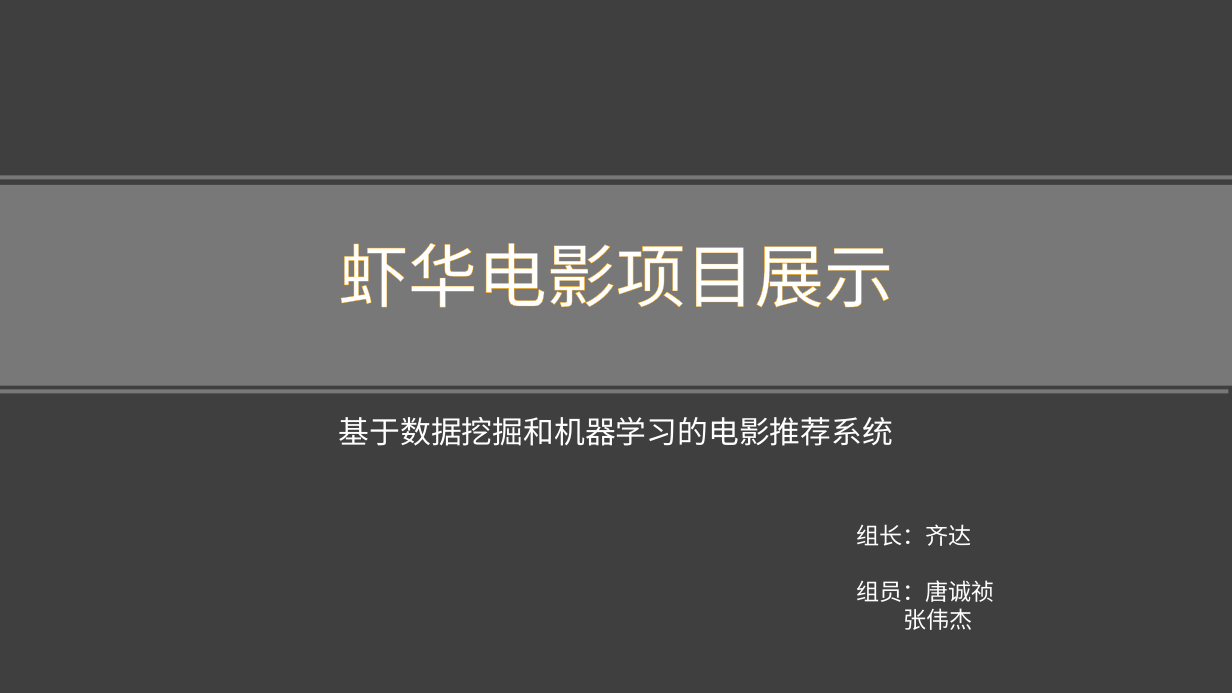
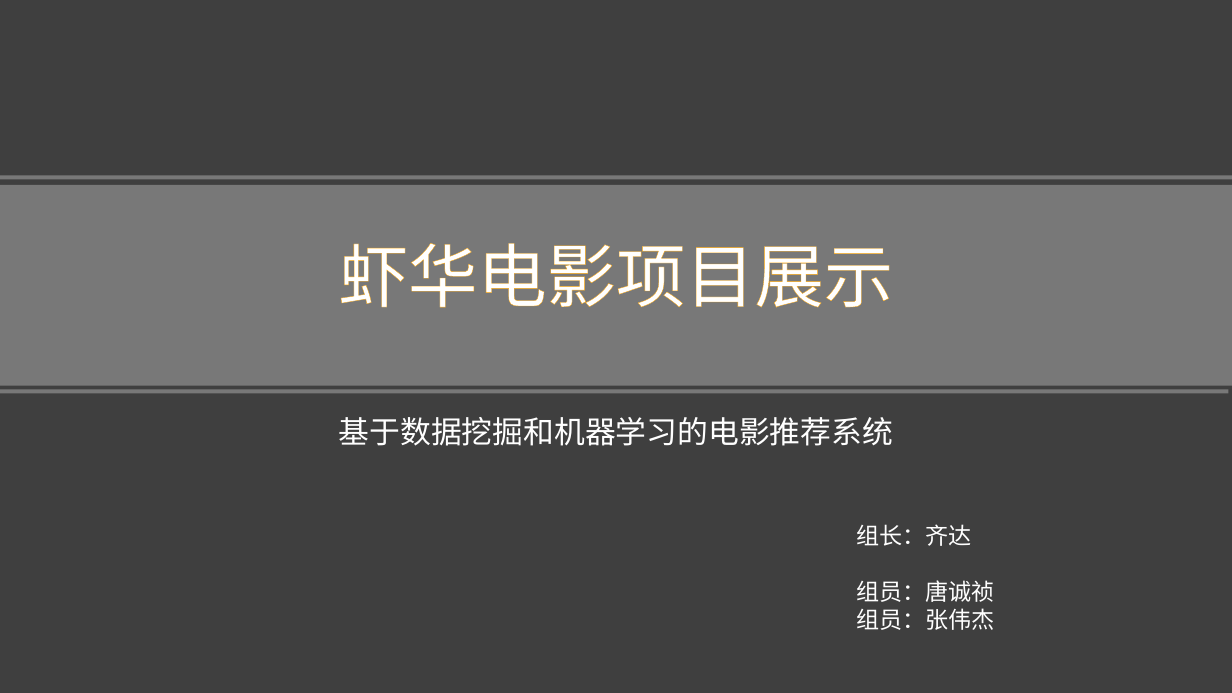
Before and after one commit to bigDataMLProject/Shrimp_hust, a slide deck: slide 1 of Shrimp_hust.pptx. Drawn at 1232x693 pixels with LibreOffice and Linux fonts; fonts in the diff are those of the drawing; background and template pictures are left out. Boxes give left, top, right and bottom in pixels: in the first picture for what was removed or moved away, otherwise in the second. Text is boxed around its words. In the diff, an @@ line names an element or a change of style, - is before the commit and + after.

```diff
--- a/Shrimp_hust.pptx
+++ b/Shrimp_hust.pptx
@@ text at box(856, 608, 995, 630): text changed @@
-张伟杰
+组员：张伟杰
```
Also in this commit, not shown: 5 slides added, 20 slides removed, 2 other files.
